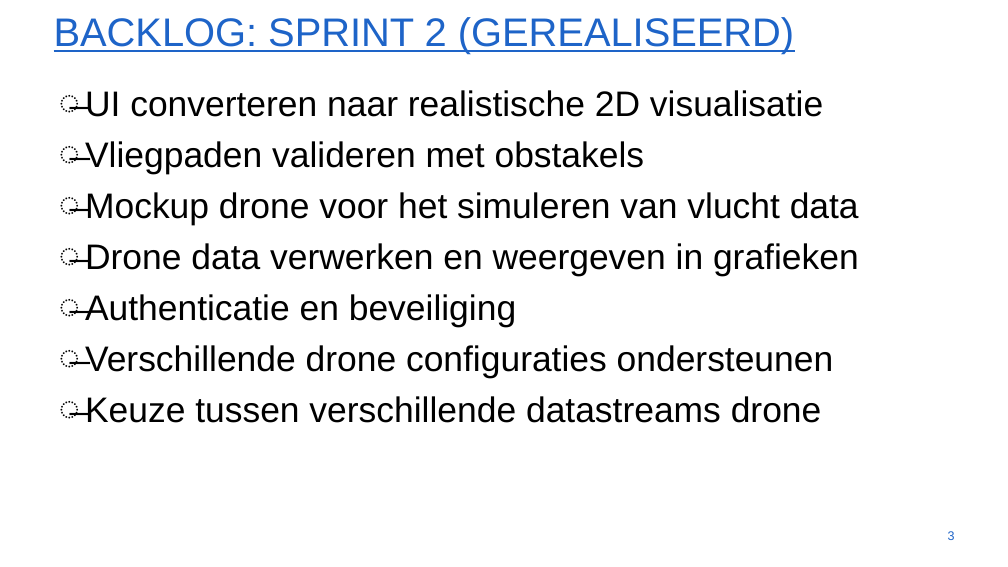
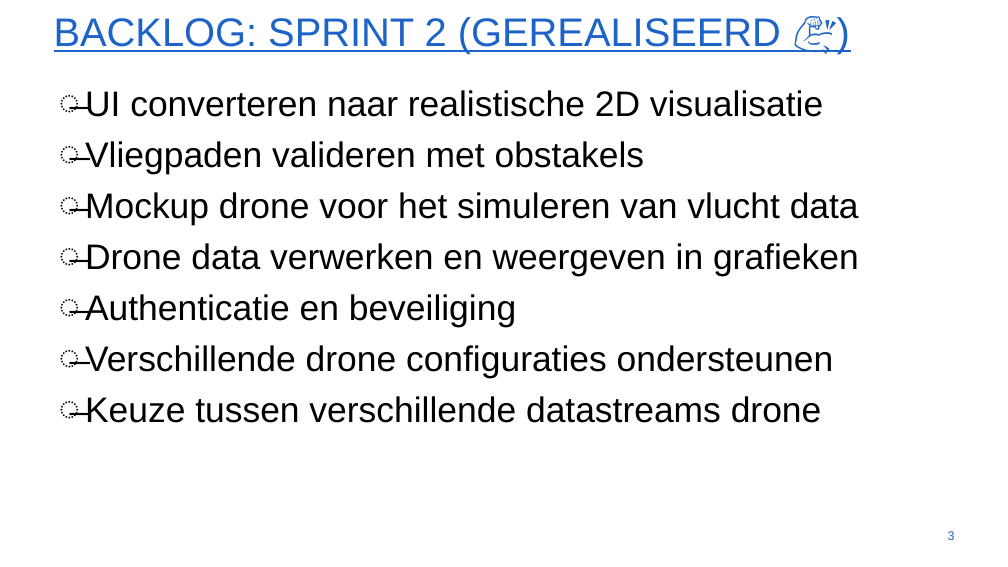
Before and after one commit to WouterStemgee/inventory-management-system-autonomous-drones, a slide deck: slide 3 of presentaties/PresentatieSprint2.pptx. Drawn at 1008x567 pixels with LibreOffice and Linux fonts; fonts in the diff are those of the drawing; background and template pictures are left out. Boxes give left, top, right and bottom in pixels: in the first picture for what was removed or moved away, otherwise in the second. Text is boxed around its words. In the diff, an @@ line names an element or a change of style, - is before the commit and + after.

```diff
--- a/presentaties/PresentatieSprint2.pptx
+++ b/presentaties/PresentatieSprint2.pptx
@@ title at (x1=54, y1=17, x2=781, y2=54): text changed @@
-BACKLOG: SPRINT 2 (GEREALISEERD)
+BACKLOG: SPRINT 2 (GEREALISEERD 💪)
```
Also in this commit, not shown: 1 other slide changed, 3 other files.
